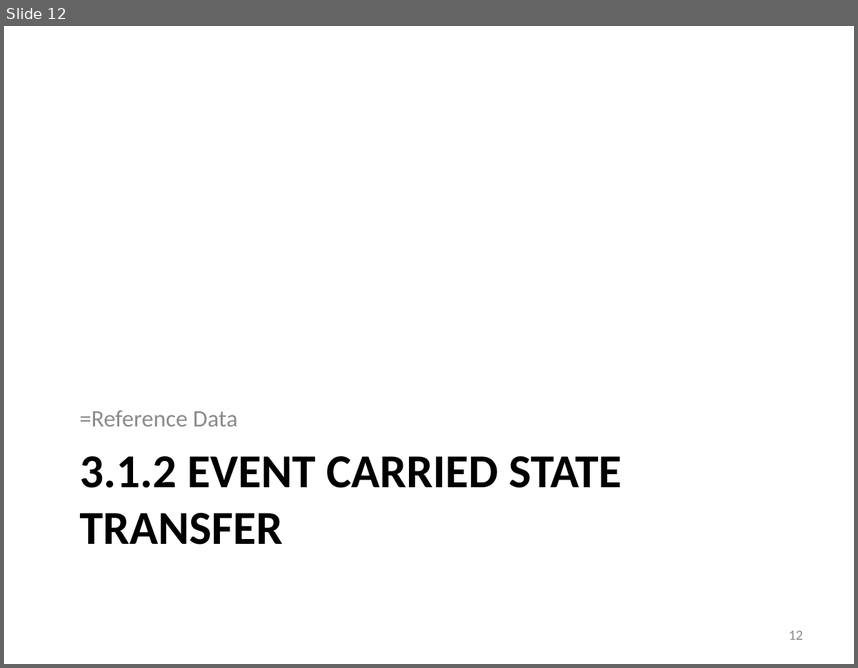
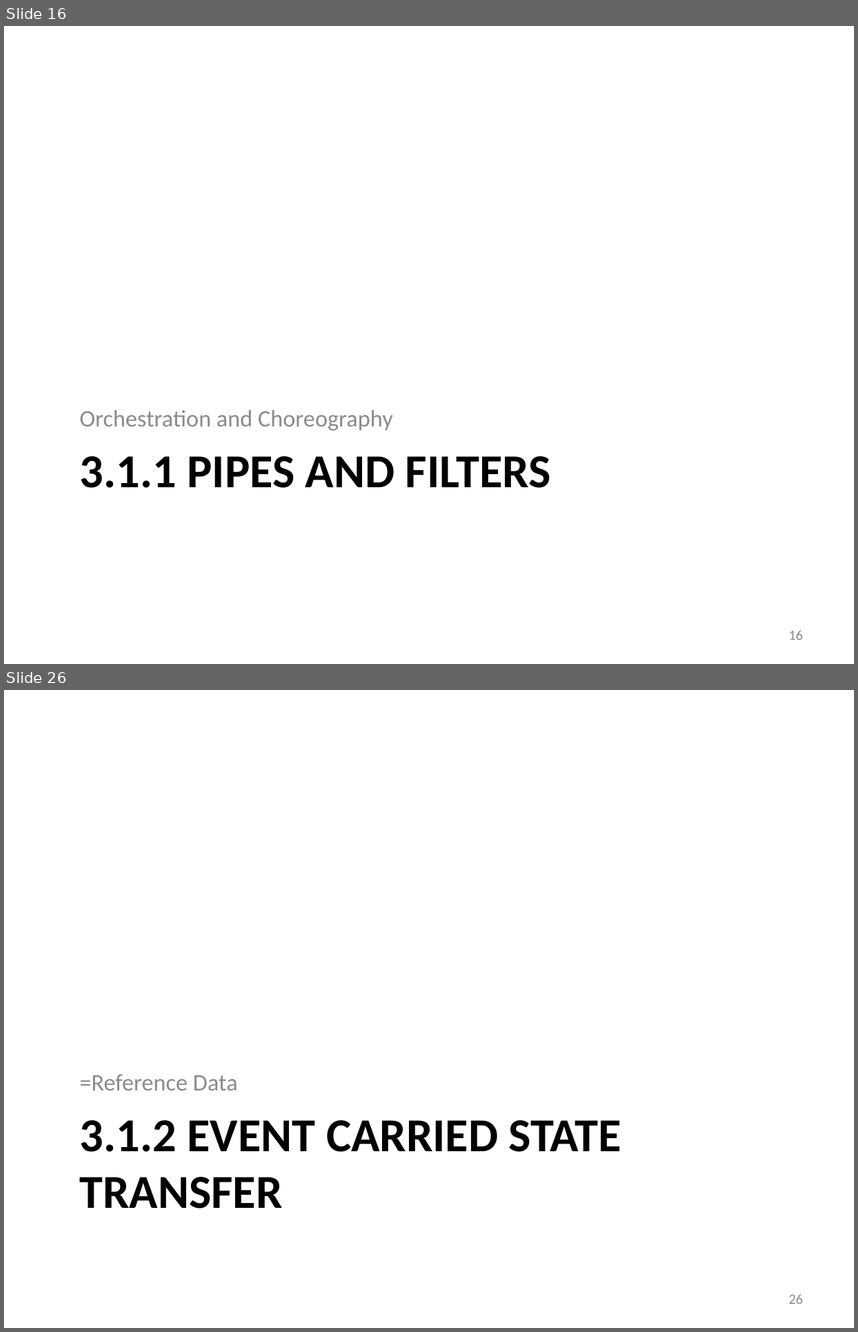
Before and after one commit to indusninja/Practical-Messaging-Sharp, a slide deck: Practical Messaging - Day 2 - New.pptx. Shown one above the other, each under a label of ours: slide 12 before the commit, slides 16 and 26 after it; the slides between them are not shown. The pictures are 858x668 and 858x1332 pixels, drawn with LibreOffice and Linux fonts; fonts in the diff are those of the drawing. Boxes give left, top, right and bottom in pixels: in the first picture for what was removed or moved away, otherwise in the second. Text is boxed around its words. In the diff, an @@ line names an element or a change of style, - is before the commit and + after.

```diff
--- a/Practical Messaging - Day 2 - New.pptx
+++ b/Practical Messaging - Day 2 - New.pptx
@@ slide 16 added at bbox=[4, 26, 854, 664], background #FFFFFF @@
@@ text added at bbox=[80, 410, 393, 430], 20 pt, text #8C8C8C @@
+Orchestration and Choreography
@@ title added at bbox=[80, 456, 551, 488], 40 pt, text #000000, bold @@
+3.1.1 PIPES AND FILTERS
@@ page number added at bbox=[789, 630, 803, 639], 12 pt, text #8C8C8C @@
+16
@@ what was slide 12 is now slide 26 @@
@@ page number at bbox=[789, 1294, 803, 1303]: text changed @@
-12
+26
```
Also in this commit, not shown: 13 other slides added, 1 slide removed.
